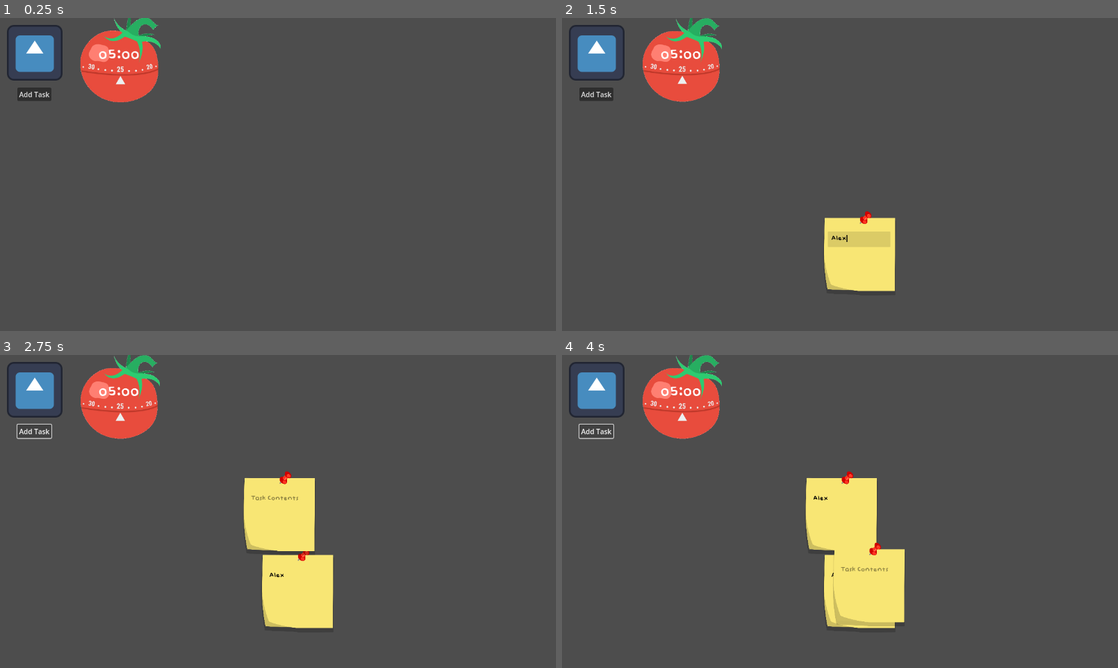
Above: before the commit, frames 1-4 (two rows, left to right).
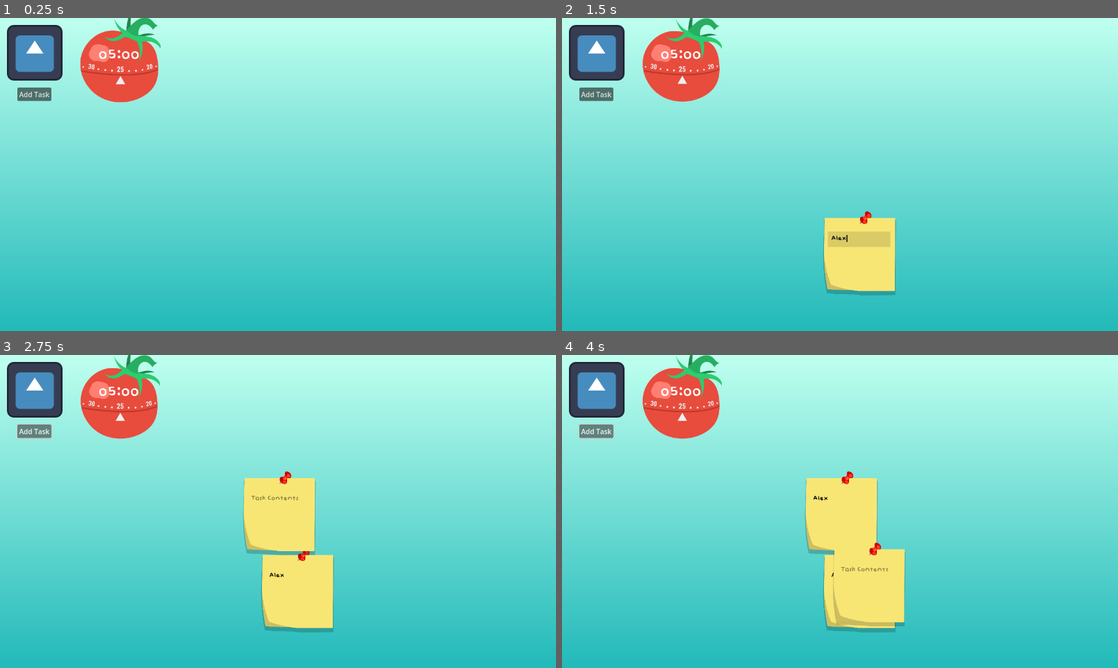
Above: after the commit, the same moments.

Repository: NatePlays95/cute-pomodoro
Game: Godot game, scene res://screens/main/main.tscn
The game is run twice, just before and just after one commit, with the same random seed, the same clock (stepped at 60 frames per second) and the same inputs. The engine's default icon, where the game draws it, is replaced by a stand-in: a white triangle on a blue panel in a dark square.
Inputs (mouse positions are in pixels of both pictures, inside the frame that each line leads up to):
- Up to frame 1 (0.25 s): no input
- Up to frame 2 (1.5 s): click "Add Task" at 0.5 s; click (856, 240) at 1.27 s; type "Alex" at 1.35 s
- Up to frame 3 (2.75 s): click "Add Task" at 2 s
- Up to frame 4 (4 s): click (840, 498) at 2.77 s; type "Alex" at 2.85 s; click "Add Task" at 3.5 s

The runs differ from the first frame. In frame 1, 95% of the frame differs, in the area x 0-100%, y 0-100%; in frame 2, 93%; in frame 3, 90%; in frame 4, 89%.

Commit message:
background idk

Diff:
--- a/screens/main/main.tscn
+++ b/screens/main/main.tscn
@@ -1,14 +1,37 @@
-[gd_scene load_steps=5 format=3 uid="uid://da1e41ks1w0rp"]
+[gd_scene load_steps=7 format=3 uid="uid://da1e41ks1w0rp"]
 
 [ext_resource type="Script" path="res://screens/main/main.gd" id="1_h7jkx"]
 [ext_resource type="Texture2D" uid="uid://g6lut2jlw60h" path="res://icon.svg" id="2_pkjyu"]
 [ext_resource type="PackedScene" uid="uid://dk8rv02j4su6e" path="res://components/timer/pomodoro_timer.tscn" id="3_3dcfl"]
+
+[sub_resource type="Gradient" id="Gradient_s8ic6"]
+offsets = PackedFloat32Array(0, 0.991045)
+colors = PackedColorArray(0.1387, 0.73, 0.73, 1, 0.74, 1, 0.935, 1)
+
+[sub_resource type="GradientTexture2D" id="GradientTexture2D_284i3"]
+gradient = SubResource("Gradient_s8ic6")
+fill_from = Vector2(1, 1)
 
 [sub_resource type="RectangleShape2D" id="RectangleShape2D_pa61v"]
 size = Vector2(96, 96)
 
 [node name="Main" type="Node2D"]
 script = ExtResource("1_h7jkx")
+
+[node name="Background" type="CanvasLayer" parent="."]
+layer = -10
+
+[node name="TextureRect" type="TextureRect" parent="Background"]
+custom_minimum_size = Vector2(100, 100)
+anchors_preset = 15
+anchor_right = 1.0
+anchor_bottom = 1.0
+grow_horizontal = 2
+grow_vertical = 2
+size_flags_horizontal = 3
+size_flags_vertical = 3
+texture = SubResource("GradientTexture2D_284i3")
+expand_mode = 1
 
 [node name="BtnAddTask" type="Button" parent="."]
 offset_left = 40.0
